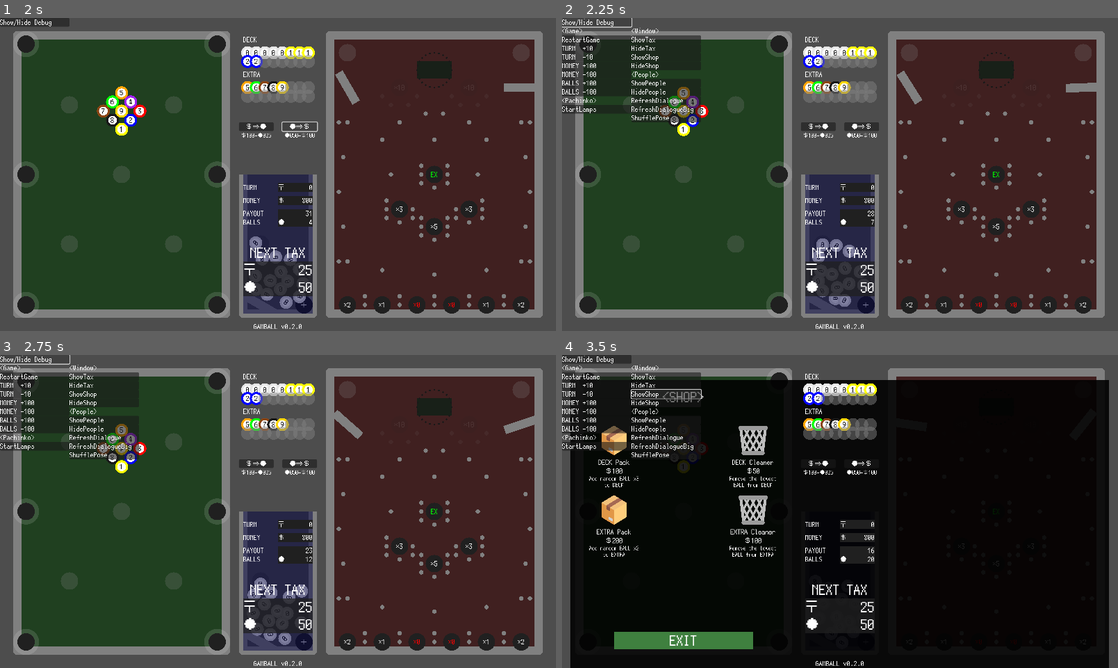
Above: before the commit, frames 1-4 (two rows, left to right).
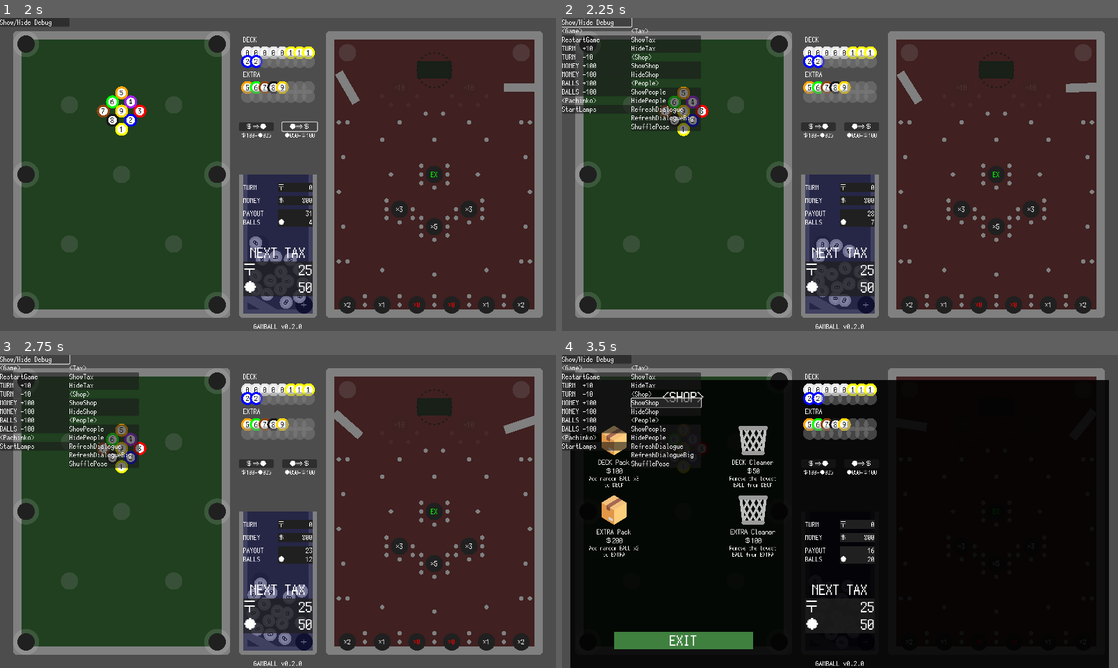
Above: after the commit, the same moments.

Repository: kamikoloss/gamball
Game: Godot game, scene res://scenes/game.tscn
The game is run twice, just before and just after one commit, with the same random seed, the same clock (stepped at 60 frames per second) and the same inputs.
Inputs:
- Up to frame 1 (2 s): click "＄⇒●" at 0.5 s; click "●⇒＄" at 1.25 s
- Up to frame 2 (2.25 s): click "Show/Hide Debug" at 2 s
- Up to frame 3 (2.75 s): no input
- Up to frame 4 (3.5 s): click "ShowShop" at 2.75 s

Frame 1 is identical in both runs. In frame 2, 0.5% of the frame differs, in the area x 12-25%, y 3-37%; in frame 3, 0.5%; in frame 4, 0.8%, in the area x 12-26%, y 3-36%.

Commit message:
カウントダウン時にバニーガールが跳ねるようにした

Diff:
--- a/scenes/game.tscn
+++ b/scenes/game.tscn
@@ -2653,7 +2653,7 @@
 text = "StartLamps"
 vertical_alignment = 1
 
-[node name="<Window>" type="Label" parent="UIDebug/DebugWindow"]
+[node name="<Tax>" type="Label" parent="UIDebug/DebugWindow"]
 layout_mode = 0
 offset_left = 160.0
 offset_top = 20.0
@@ -2662,7 +2662,7 @@
 scale = Vector2(0.25, 0.25)
 theme_override_fonts/font = ExtResource("10_w3wxc")
 theme_override_font_sizes/font_size = 64
-text = "<Window>"
+text = "<Tax>"
 vertical_alignment = 1
 
 [node name="ShowTax" type="Button" parent="UIDebug/DebugWindow"]
@@ -2701,25 +2701,18 @@
 text = "HideTax"
 vertical_alignment = 1
 
-[node name="ShowShop" type="Button" parent="UIDebug/DebugWindow"]
-layout_mode = 0
+[node name="<Shop>" type="Label" parent="UIDebug/DebugWindow"]
 offset_left = 160.0
 offset_top = 80.0
-offset_right = 320.0
-offset_bottom = 100.0
-theme_override_fonts/font = ExtResource("10_w3wxc")
-
-[node name="Label" type="Label" parent="UIDebug/DebugWindow/ShowShop"]
-layout_mode = 0
-offset_right = 640.0
-offset_bottom = 80.0
-scale = Vector2(0.25, 0.25)
-theme_override_fonts/font = ExtResource("10_w3wxc")
-theme_override_font_sizes/font_size = 64
-text = "ShowShop"
-vertical_alignment = 1
-
-[node name="HideShop" type="Button" parent="UIDebug/DebugWindow"]
+offset_right = 800.0
+offset_bottom = 160.0
+scale = Vector2(0.25, 0.25)
+theme_override_fonts/font = ExtResource("10_w3wxc")
+theme_override_font_sizes/font_size = 64
+text = "<Shop>"
+vertical_alignment = 1
+
+[node name="ShowShop" type="Button" parent="UIDebug/DebugWindow"]
 layout_mode = 0
 offset_left = 160.0
 offset_top = 100.0
@@ -2727,47 +2720,47 @@
 offset_bottom = 120.0
 theme_override_fonts/font = ExtResource("10_w3wxc")
 
-[node name="Label" type="Label" parent="UIDebug/DebugWindow/HideShop"]
+[node name="Label" type="Label" parent="UIDebug/DebugWindow/ShowShop"]
 layout_mode = 0
 offset_right = 640.0
 offset_bottom = 80.0
 scale = Vector2(0.25, 0.25)
 theme_override_fonts/font = ExtResource("10_w3wxc")
 theme_override_font_sizes/font_size = 64
-text = "HideShop"
-vertical_alignment = 1
-
-[node name="<People>" type="Label" parent="UIDebug/DebugWindow"]
+text = "ShowShop"
+vertical_alignment = 1
+
+[node name="HideShop" type="Button" parent="UIDebug/DebugWindow"]
 layout_mode = 0
 offset_left = 160.0
 offset_top = 120.0
-offset_right = 800.0
-offset_bottom = 200.0
-scale = Vector2(0.25, 0.25)
-theme_override_fonts/font = ExtResource("10_w3wxc")
-theme_override_font_sizes/font_size = 64
-text = "<People>"
-vertical_alignment = 1
-
-[node name="ShowPeople" type="Button" parent="UIDebug/DebugWindow"]
+offset_right = 320.0
+offset_bottom = 140.0
+theme_override_fonts/font = ExtResource("10_w3wxc")
+
+[node name="Label" type="Label" parent="UIDebug/DebugWindow/HideShop"]
+layout_mode = 0
+offset_right = 640.0
+offset_bottom = 80.0
+scale = Vector2(0.25, 0.25)
+theme_override_fonts/font = ExtResource("10_w3wxc")
+theme_override_font_sizes/font_size = 64
+text = "HideShop"
+vertical_alignment = 1
+
+[node name="<People>" type="Label" parent="UIDebug/DebugWindow"]
 layout_mode = 0
 offset_left = 160.0
 offset_top = 140.0
-offset_right = 320.0
-offset_bottom = 160.0
-theme_override_fonts/font = ExtResource("10_w3wxc")
-
-[node name="Label" type="Label" parent="UIDebug/DebugWindow/ShowPeople"]
-layout_mode = 0
-offset_right = 640.0
-offset_bottom = 80.0
-scale = Vector2(0.25, 0.25)
-theme_override_fonts/font = ExtResource("10_w3wxc")
-theme_override_font_sizes/font_size = 64
-text = "ShowPeople"
-vertical_alignment = 1
-
-[node name="HidePeople" type="Button" parent="UIDebug/DebugWindow"]
+offset_right = 800.0
+offset_bottom = 220.0
+scale = Vector2(0.25, 0.25)
+theme_override_fonts/font = ExtResource("10_w3wxc")
+theme_override_font_sizes/font_size = 64
+text = "<People>"
+vertical_alignment = 1
+
+[node name="ShowPeople" type="Button" parent="UIDebug/DebugWindow"]
 layout_mode = 0
 offset_left = 160.0
 offset_top = 160.0
@@ -2775,17 +2768,17 @@
 offset_bottom = 180.0
 theme_override_fonts/font = ExtResource("10_w3wxc")
 
-[node name="Label" type="Label" parent="UIDebug/DebugWindow/HidePeople"]
+[node name="Label" type="Label" parent="UIDebug/DebugWindow/ShowPeople"]
 layout_mode = 0
 offset_right = 640.0
 offset_bottom = 80.0
 scale = Vector2(0.25, 0.25)
 theme_override_fonts/font = ExtResource("10_w3wxc")
 theme_override_font_sizes/font_size = 64
-text = "HidePeople"
-vertical_alignment = 1
-
-[node name="RefreshDialogue" type="Button" parent="UIDebug/DebugWindow"]
+text = "ShowPeople"
+vertical_alignment = 1
+
+[node name="HidePeople" type="Button" parent="UIDebug/DebugWindow"]
 layout_mode = 0
 offset_left = 160.0
 offset_top = 180.0
@@ -2793,17 +2786,17 @@
 offset_bottom = 200.0
 theme_override_fonts/font = ExtResource("10_w3wxc")
 
-[node name="Label" type="Label" parent="UIDebug/DebugWindow/RefreshDialogue"]
+[node name="Label" type="Label" parent="UIDebug/DebugWindow/HidePeople"]
 layout_mode = 0
 offset_right = 640.0
 offset_bottom = 80.0
 scale = Vector2(0.25, 0.25)
 theme_override_fonts/font = ExtResource("10_w3wxc")
 theme_override_font_sizes/font_size = 64
-text = "RefreshDialogue"
-vertical_alignment = 1
-
-[node name="RefreshDialogueBig" type="Button" parent="UIDebug/DebugWindow"]
+text = "HidePeople"
+vertical_alignment = 1
+
+[node name="RefreshDialogue" type="Button" parent="UIDebug/DebugWindow"]
 layout_mode = 0
 offset_left = 160.0
 offset_top = 200.0
@@ -2811,17 +2804,17 @@
 offset_bottom = 220.0
 theme_override_fonts/font = ExtResource("10_w3wxc")
 
-[node name="Label" type="Label" parent="UIDebug/DebugWindow/RefreshDialogueBig"]
+[node name="Label" type="Label" parent="UIDebug/DebugWindow/RefreshDialogue"]
 layout_mode = 0
 offset_right = 640.0
 offset_bottom = 80.0
 scale = Vector2(0.25, 0.25)
 theme_override_fonts/font = ExtResource("10_w3wxc")
 theme_override_font_sizes/font_size = 64
-text = "RefreshDialogueBig"
-vertical_alignment = 1
-
-[node name="ShufflePose" type="Button" parent="UIDebug/DebugWindow"]
+text = "RefreshDialogue"
+vertical_alignment = 1
+
+[node name="RefreshDialogueBig" type="Button" parent="UIDebug/DebugWindow"]
 layout_mode = 0
 offset_left = 160.0
 offset_top = 220.0
@@ -2829,6 +2822,24 @@
 offset_bottom = 240.0
 theme_override_fonts/font = ExtResource("10_w3wxc")
 
+[node name="Label" type="Label" parent="UIDebug/DebugWindow/RefreshDialogueBig"]
+layout_mode = 0
+offset_right = 640.0
+offset_bottom = 80.0
+scale = Vector2(0.25, 0.25)
+theme_override_fonts/font = ExtResource("10_w3wxc")
+theme_override_font_sizes/font_size = 64
+text = "RefreshDialogueBig"
+vertical_alignment = 1
+
+[node name="ShufflePose" type="Button" parent="UIDebug/DebugWindow"]
+layout_mode = 0
+offset_left = 160.0
+offset_top = 240.0
+offset_right = 320.0
+offset_bottom = 260.0
+theme_override_fonts/font = ExtResource("10_w3wxc")
+
 [node name="Label" type="Label" parent="UIDebug/DebugWindow/ShufflePose"]
 layout_mode = 0
 offset_right = 640.0
--- a/scripts/game.gd
+++ b/scripts/game.gd
@@ -430,14 +430,18 @@
 	var tween = _get_tween(TweenType.TaxCountDown)
 	tween.tween_interval(2.0)
 	tween.tween_callback(func(): _game_ui.refresh_dialogue_big_label("さ～～ん"))
+	tween.tween_callback(func(): _bunny.shuffle_pose())
 	tween.tween_interval(1.0)
 	tween.tween_callback(func(): _game_ui.refresh_dialogue_big_label("に～～い"))
+	tween.tween_callback(func(): _bunny.shuffle_pose())
 	tween.tween_interval(1.0)
 	tween.tween_callback(func(): _game_ui.refresh_dialogue_big_label("い～～ち"))
+	tween.tween_callback(func(): _bunny.shuffle_pose())
 	tween.tween_interval(1.0)
 	# Tax Window を表示する
 	tween.tween_callback(func(): _game_ui.show_tax_window())
 	tween.tween_callback(func(): _game_ui.refresh_dialogue_label("ゲームを続けたいなら延長料を払ってね～。\n真ん中の下らへんに出てるやつ。"))
+	tween.tween_callback(func(): _bunny.shuffle_pose())
 
 
 # Product に MONEY を伝達する
